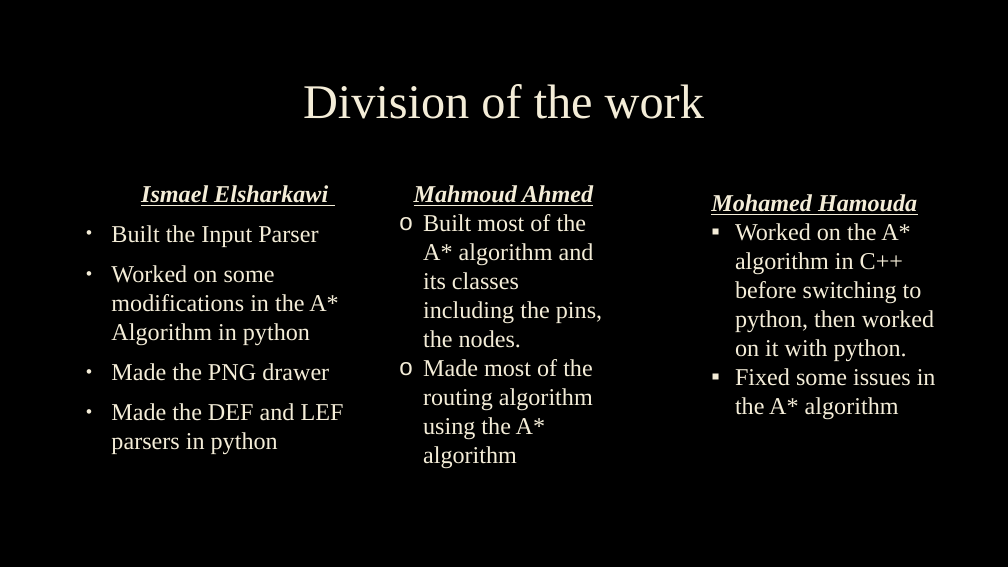
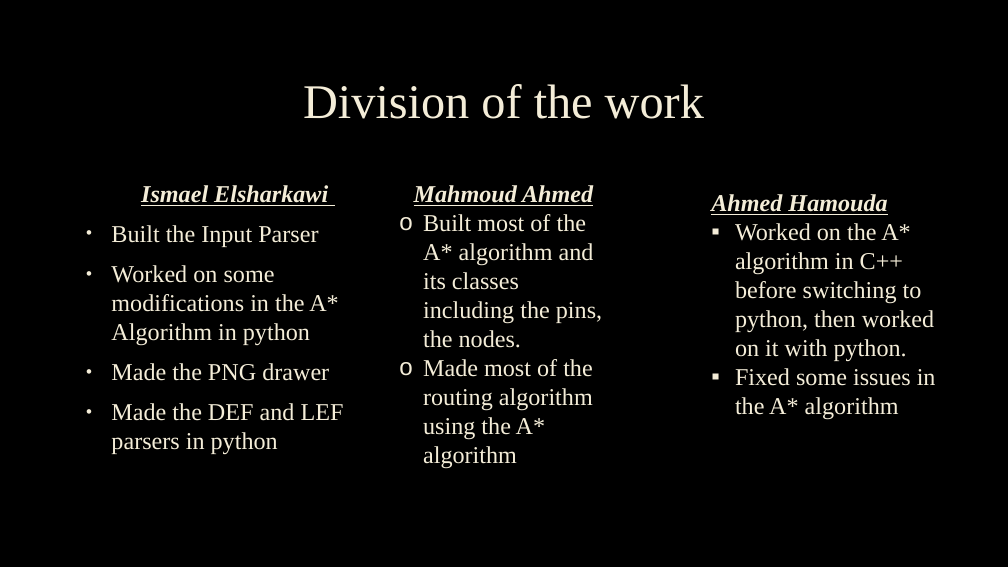
Before and after one commit to Mahmoud363/Maze-Router, a slide deck: slide 3 of Maze Router Presentation.pptx. Drawn at 1008x567 pixels with LibreOffice and Linux fonts; fonts in the diff are those of the drawing; background and template pictures are left out. Boxes give left, top, right and bottom in pixels: in the first picture for what was removed or moved away, otherwise in the second. Text is boxed around its words. In the diff, an @@ line names an element or a change of style, - is before the commit and + after.

```diff
--- a/Maze Router Presentation.pptx
+++ b/Maze Router Presentation.pptx
@@ text at (711,194,887,215): text changed @@
-Mohamed Hamouda
+Ahmed Hamouda
```
Also in this commit, not shown: 1 slide added.
